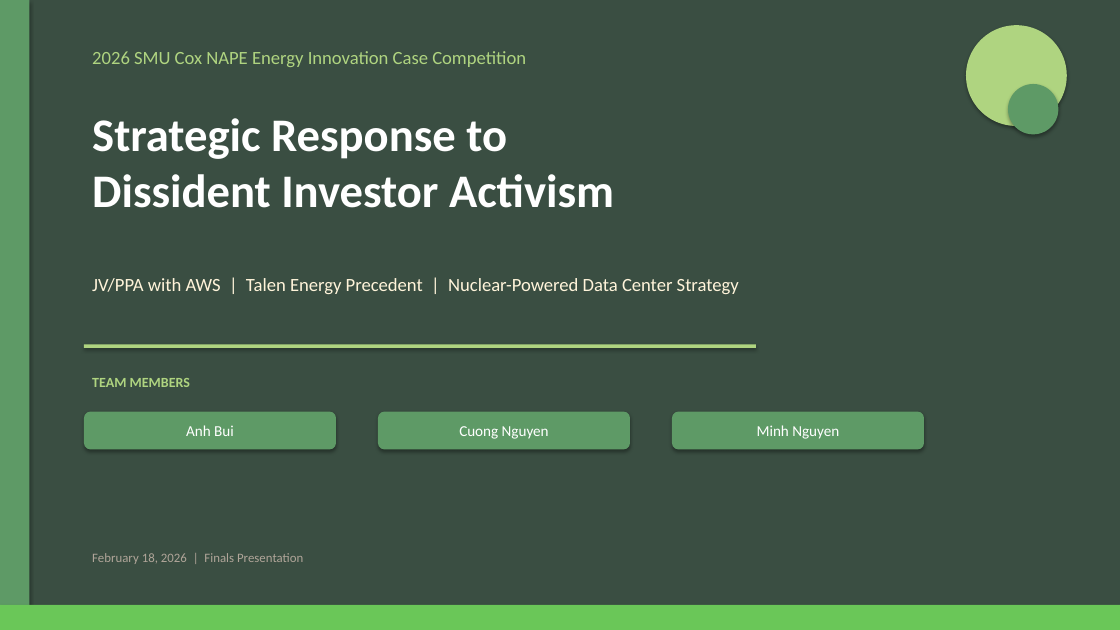
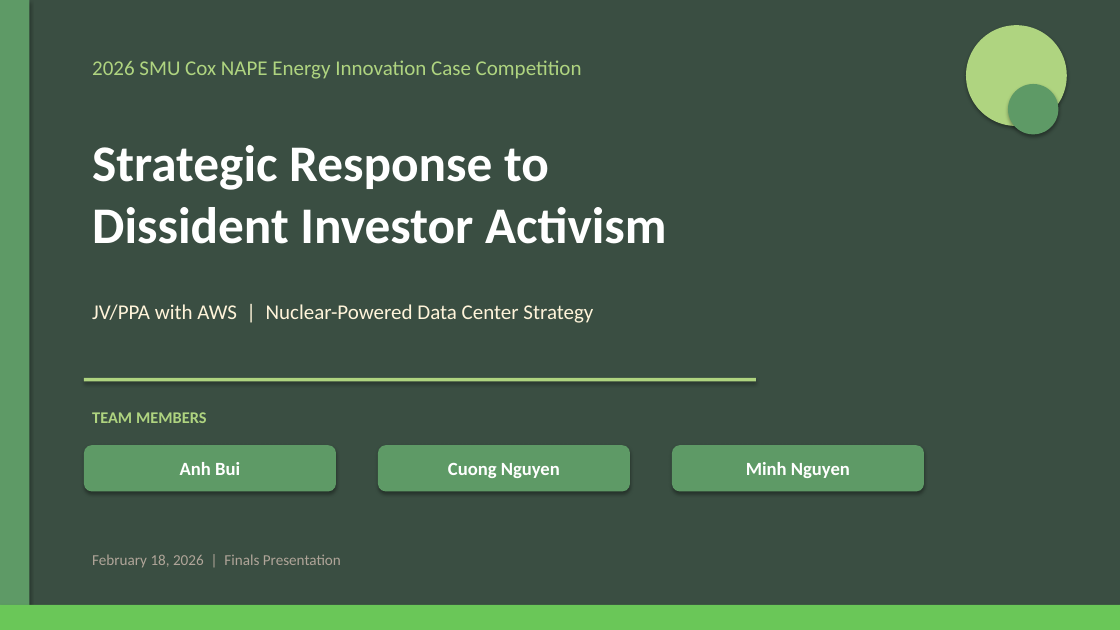
Before and after one commit to Anhiune/NAPE_Competition_Case, a slide deck: slide 1 of NAPE_Final_Presentation.pptx. Drawn at 1120x630 pixels with LibreOffice and Linux fonts; fonts in the diff are those of the drawing. Boxes give left, top, right and bottom in pixels: in the first picture for what was removed or moved away, otherwise in the second. Text is boxed around its words. In the diff, an @@ line names an element or a change of style, - is before the commit and + after.

Commit message:
Rebuilt PPTX: PNG charts, bigger fonts, less text, strict framework

```diff
--- a/NAPE_Final_Presentation.pptx
+++ b/NAPE_Final_Presentation.pptx
@@ text "2026 SMU Cox NAPE Energy ...": place and size @@
-text "2026 SMU Cox NAPE Energy ..." at (92,51,526,67)
+text "2026 SMU Cox NAPE Energy ..." at (92,60,582,79)
@@ text "2026 SMU Cox NAPE Energy ..." at (92,60,582,79): size 16 to 18 pt @@
@@ text "Strategic Response to Dissident Investor ...": place and size @@
-text "Strategic Response to Dissident Investor ..." at (92,118,614,208)
+text "Strategic Response to Dissident Investor ..." at (92,145,667,244)
@@ text "Strategic Response to Dissident Investor ..." at (92,145,667,244): size 40 to 44 pt @@
@@ text at (92,304,593,323): text changed; size 16 to 18 pt @@
-JV/PPA with AWS | Talen Energy Precedent | Nuclear-Powered Data Center Strategy
+JV/PPA with AWS | Nuclear-Powered Data Center Strategy
@@ rectangle: place and size @@
-rectangle at (84,344,756,348)
+rectangle at (84,378,756,381)
@@ text "TEAM MEMBERS": place and size @@
-text "TEAM MEMBERS" at (92,378,190,387)
+text "TEAM MEMBERS" at (92,412,207,423)
@@ text "TEAM MEMBERS" at (92,412,207,423): size 12 to 14 pt @@
@@ rounded rectangle "Anh Bui": place and size @@
-rounded rectangle "Anh Bui" at (84,412,336,450)
+rounded rectangle "Anh Bui" at (84,445,336,492)
@@ rounded rectangle "Cuong Nguyen": place and size @@
-rounded rectangle "Cuong Nguyen" at (378,412,630,450)
+rounded rectangle "Cuong Nguyen" at (378,445,630,492)
@@ size 13 to 16 pt, bold on in 3 elements at (84,445,336,492), (378,445,630,492), (672,445,924,492) @@
@@ rounded rectangle "Minh Nguyen": place and size @@
-rounded rectangle "Minh Nguyen" at (672,412,924,450)
+rounded rectangle "Minh Nguyen" at (672,445,924,492)
@@ text "February 18, 2026 | Finals ..." at (92,554,341,568): size 11 to 13 pt @@
```
Also in this commit, not shown: 13 other slides changed, 1 slide added, 1 slide removed, 1 other file.
